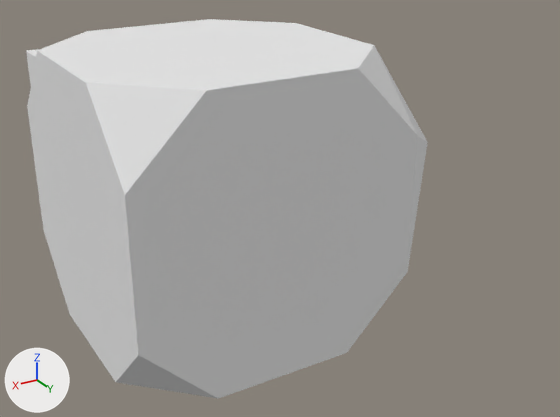
What one commit did to the Blender file Assets/_Models/Player25D_PH.blend.
Both versions are drawn from a 50 mm camera at (1.14, 2.62, 1.03) aimed at (-0.34, 0.16, -0.2). Arrows for +X, +Y and +Z are at lower left; the lights stay in place.
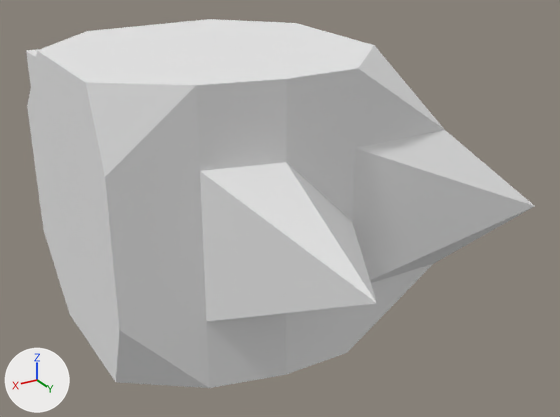
Changed parts and their boxes (x1, y1, x2, y2) in the pictures (560 x 417 px; the box of a moved part takes in the faces that stretch with it):
'Cube', reshaped (26% wider): before (26, 19, 428, 399); after (26, 19, 534, 388)
part 1 of me_cube, moved or reshaped: before (86, 83, 218, 398); after (86, 83, 209, 388)
part 2 of me_cube, moved or reshaped: before (68, 144, 132, 316); after (64, 144, 113, 316)
part 3 of me_cube, moved or reshaped: before (86, 72, 287, 399); after (86, 72, 287, 388)
part 4 of me_cube, moved or reshaped: before (210, 162, 352, 331); after (200, 162, 377, 321)
part 5 of me_cube, moved or reshaped: before (347, 45, 428, 352); after (347, 45, 534, 352)

What changed in the scene script:
```text
Change me_cube:
    where me_cube.from_pydata(...)  # 90 vertices, 176 faces; spans x -0.99..0.51, y -1.22..0.78, z -0.5..0.5
    used by ob_cube; location = (0.0, 0.0, 0.0)
    me_cube part 1: all 3 vertices in x 0.51, y 0.78, z -0.25..0.25 are moved by (0.0, -0.16, 0.0)
    me_cube part 2: all 2 vertices in x 0.51, y 0.28..0.53, z 0.0 are moved by (0.0, -0.14, 0.0)
    me_cube part 3: all 5 vertices in x 0.26, y 0.78, z -0.5..0.5 are moved by (0.0, -0.06, 0.0)
    me_cube part 4: the 1 vertex in x 0.01, y 0.78, z 0.0 is moved by (0.0, 0.46, 0.0)
    me_cube part 5
    me_cube.vertices[9].co: (-0.49, 0.78, 0.25) -> (-0.61, 0.78, 0.25)  # pixel (417, 135) -> pixel (444, 129)
    me_cube.vertices[39].co: (-0.49, 0.78, 0.0) -> (-0.85, 0.99, 0.0)  # pixel (412, 206) -> pixel (535, 206)
    me_cube.vertices[49].co: (-0.49, 0.78, -0.25) -> (-0.61, 0.78, -0.25)  # pixel (407, 271) -> pixel (433, 263)
    me_cube.vertices[89].co: (-0.99, 0.28, 0.0) -> (-0.82, 0.28, 0.0)  # pixel (427, 142) -> not seen
```
